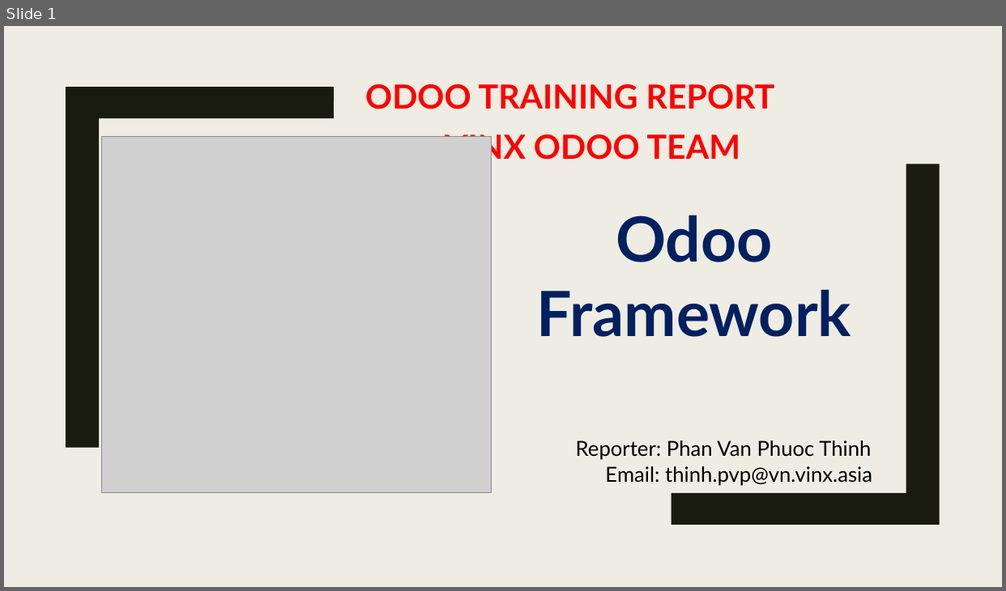
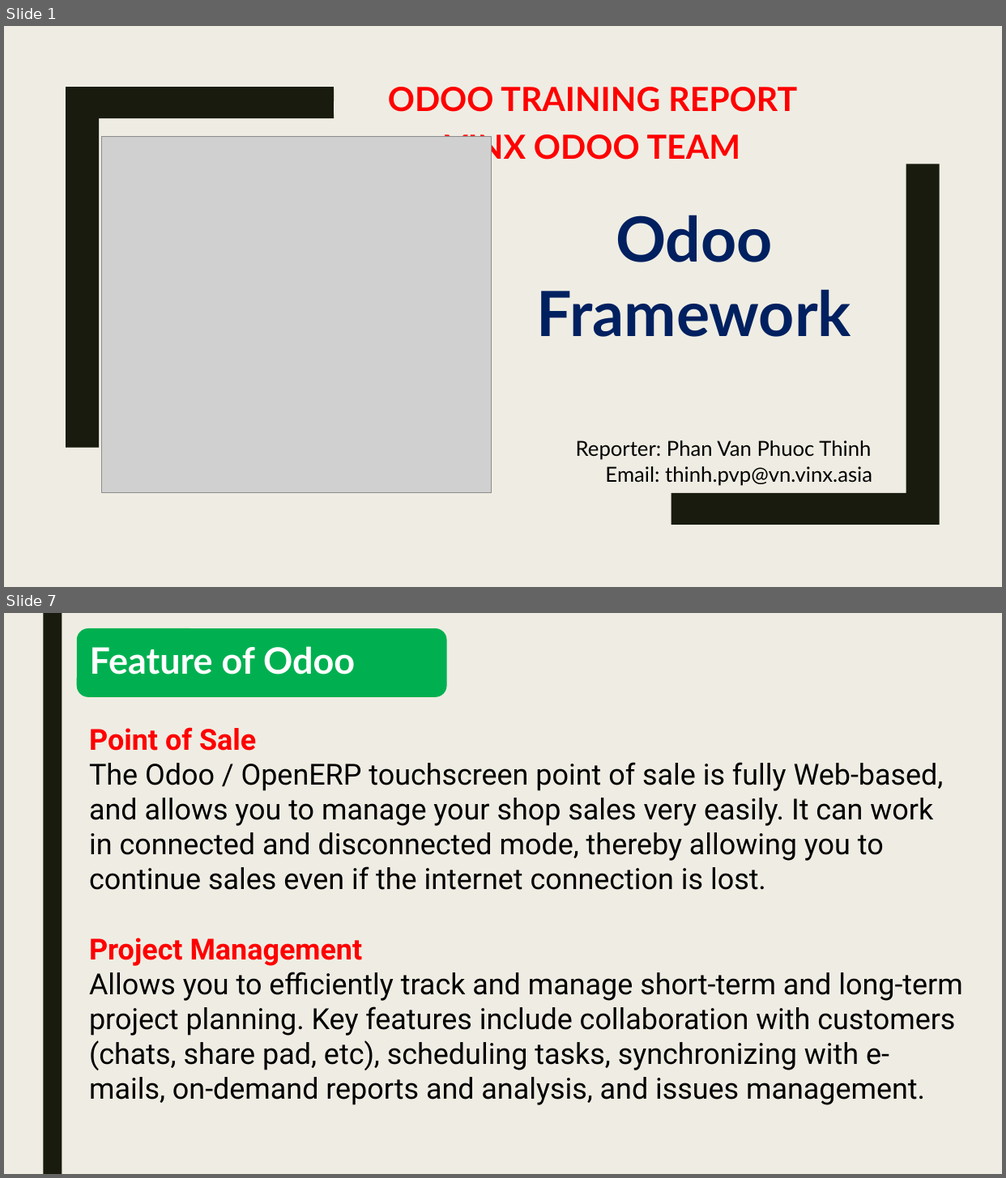
Before and after one commit to PhuocThinh/OdooDocument, a slide deck: Odoo Framwork Report.pptx. Shown one above the other, each under a label of ours: slide 1 before the commit, slides 1 and 7 after it; the slides between them are not shown. The pictures are 1006x591 and 1006x1178 pixels, drawn with LibreOffice and Linux fonts; fonts in the diff are those of the drawing; grey boxes stand for pictures. Boxes give left, top, right and bottom in pixels: in the first picture for what was removed or moved away, otherwise in the second. Text is boxed around its words. In the diff, an @@ line names an element or a change of style, - is before the commit and + after.

```diff
--- a/Odoo Framwork Report.pptx
+++ b/Odoo Framwork Report.pptx
@@ slide 7 added at box(4, 613, 1002, 1174), background #EFEDE3 @@
@@ rectangle added at box(43, 613, 62, 1174), fill #191B0E @@
@@ rounded rectangle added at box(77, 628, 446, 697), fill #00B050 @@
@@ text added at box(90, 646, 355, 675), 35 pt, text #FFFFFF, bold @@
+Feature of Odoo
@@ text added at box(89, 727, 962, 1105), 28 pt, text #000000 @@
+Point of Sale
+The Odoo / OpenERP touchscreen point of sale is fully Web-based, and allows you to manage your shop sales very easily. It can work in connected and disconnected mode, thereby allowing you to continue sales even if the internet connection is lost.
+Project Management
+Allows you to efficiently track and manage short-term and long-term project planning. Key features include collaboration with customers (chats, share pad, etc), scheduling tasks, synchronizing with e-mails, on-demand reports and analysis, and issues management.
@@ slide 1 changed as well @@
@@ text "ODOO TRAINING REPORT": place and size @@
-text "ODOO TRAINING REPORT" at box(365, 84, 775, 109)
+text "ODOO TRAINING REPORT" at box(388, 87, 797, 112)
```
Also in this commit, not shown: 1 other slide changed, 26 other slides added, 7 slides removed, 31 other files.
